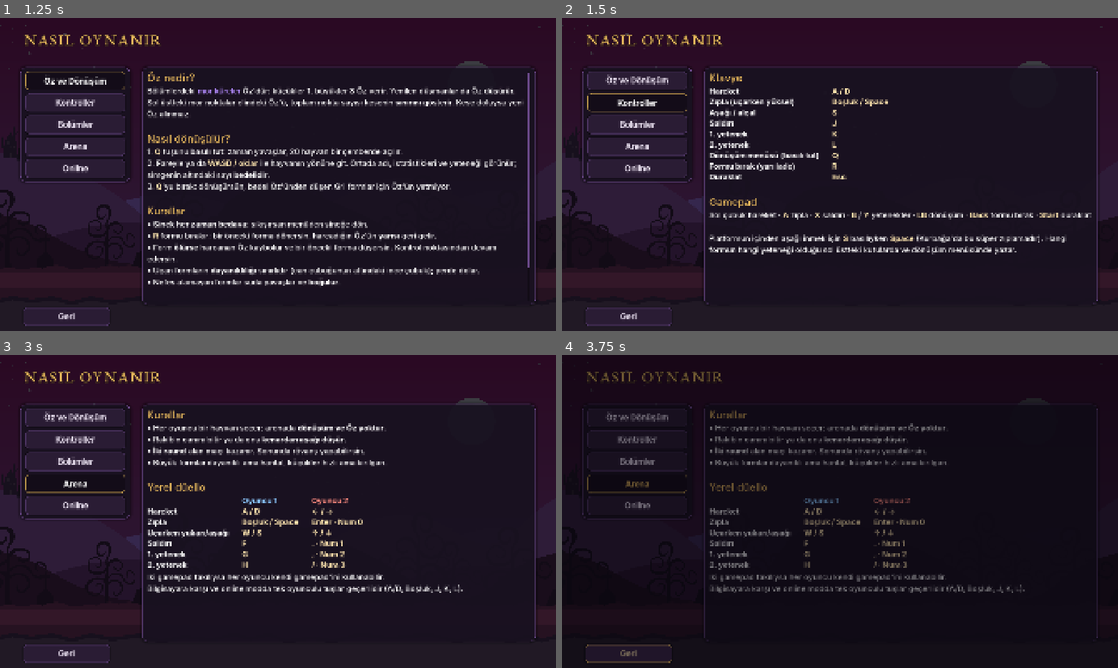
Above: before the commit, frames 1-4 (two rows, left to right).
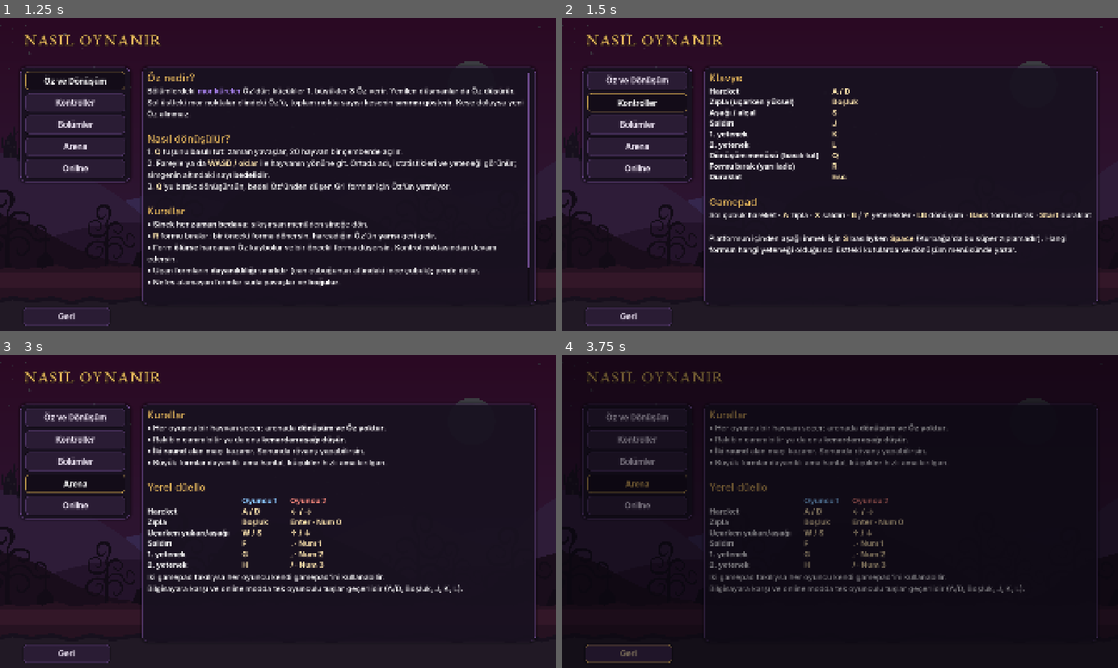
Above: after the commit, the same moments.

Repository: johntitor08/Below-Hell-Godot
Game: Godot game, scene res://game/ui/howto.tscn
Two runs of this game, one before a commit and one after it. Both use one fixed random seed, a clock stepped at 60 frames per second and the inputs below. This scene is started directly instead of the project's main scene.
Inputs:
- Up to frame 1 (1.25 s): click "Öz ve Dönüşüm" at 0.5 s
- Up to frame 2 (1.5 s): click "Kontroller" at 1.25 s
- Up to frame 3 (3 s): click "Bölümler" at 2 s; click "Arena" at 2.75 s
- Up to frame 4 (3.75 s): click "Geri" at 3.5 s

Frame 1 is identical in both runs. In frame 2, less than 0.1% of the frame differs, in the area x 53-59%, y 25-29%; in frame 3, 0.8%, in the area x 48-66%, y 45-68%; in frame 4, 0.7%.

Commit message:
İngilizce metin düzeltmeleri: Deer adı, Space tuşu, eksik cümleler; düello kartı ortalandı
Co-Authored-By: Claude Opus 5.5 <noreply@anthropic.com>

Diff:
--- a/game/arena/arena_hud.gd
+++ b/game/arena/arena_hud.gd
@@ -60,13 +60,13 @@
 	rt.add_theme_font_override("bold_font", load("res://assets/fonts/body_bold.otf"))
 	var rule := "[center][color=#a895b8]%s[/color][/center]" % ("İki raund alan kazanır · rakibi kenardan düşürmek de sayılır" if tr else "First to two rounds · knocking your rival off the edge counts too")
 	if arena.mode == "local":
-		card.custom_minimum_size = Vector2(1200, 0)
-		card.position = Vector2(-600, -300)
-		var rows := [[["Hareket", "Move"], "A / D", "← / →"], [["Zıpla", "Jump"], "Boşluk", "Enter · Num0"], [["Saldırı", "Attack"], "F", ". · Num1"], [["Yetenekler", "Abilities"], "G · H", ", / · Num2 Num3"]]
-		var s := "[table=3][cell][/cell][cell][center][color=#8ccaff][b]%s[/b][/color][/center][/cell][cell][center][color=#ff8c80][b]%s[/b][/color][/center][/cell]" % [Game.t("p1"), Game.t("p2")]
+		card.custom_minimum_size = Vector2(940, 0)
+		card.position = Vector2(-470, -300)
+		var rows := [[["Hareket", "Move"], "A / D", "← / →"], [["Zıpla", "Jump"], "Boşluk" if tr else "Space", "Enter · Num0"], [["Saldırı", "Attack"], "F", ". · Num1"], [["Yetenekler", "Abilities"], "G · H", ", / · Num2 Num3"]]
+		var s := "[center][table=3][cell][/cell][cell][center][color=#8ccaff][b]%s[/b][/color][/center][/cell][cell][center][color=#ff8c80][b]%s[/b][/color][/center][/cell]" % [Game.t("p1"), Game.t("p2")]
 		for r in rows:
-			s += "[cell][color=#a895b8]%s[/color]   [/cell][cell][center][b][color=#ffe7b0]%s[/color][/b][/center][/cell][cell][center][b][color=#ffe7b0]%s[/color][/b][/center][/cell]" % [r[0][0] if tr else r[0][1], r[1], r[2]]
-		rt.text = s + "[/table]\n" + rule
+			s += "[cell][color=#a895b8]%s[/color]   [/cell][cell][center][b][color=#ffe7b0]%s[/color][/b]      [/center][/cell][cell][center][b][color=#ffe7b0]%s[/color][/b][/center][/cell]" % [r[0][0] if tr else r[0][1], r[1], r[2]]
+		rt.text = s + "[/table][/center]\n" + rule
 	else:
 		card.custom_minimum_size = Vector2(1100, 0)
 		card.position = Vector2(-550, -220)
--- a/game/core/game.gd
+++ b/game/core/game.gd
@@ -55,7 +55,7 @@
 	"tip_start": ["Mor küreler [b]Öz[/b]'dür. Üstlerinden geçerek topla.", "The purple orbs are [b]Essence[/b]. Fly through them to collect."],
 	"tip_first_oz": ["Öz topladın! Kurbağa'ya dönüşmek için [b]3 Öz[/b] gerekiyor.", "Essence collected! The Frog costs [b]3 Essence[/b]."],
 	"tip_can_transform": ["Yeterli Öz var! [b]Q[/b]'yu basılı tut, fareyle [b]Kurbağa[/b]'yı seç, Q'yu bırak.", "Enough Essence! Hold [b]Q[/b], point at the [b]Frog[/b], release Q."],
-	"tip_transformed": ["Kurbağa: [b]Boşluk[/b] yüksek zıplar, [b]K[/b] dil kancası atar, [b]J[/b] saldırır. Sağdaki duvarı aş!", "Frog: [b]Space[/b] jumps high, [b]K[/b] fires the tongue, [b]J[/b] attacks. Clear the wall ahead!"],
+	"tip_transformed": ["Kurbağa: [b]Boşluk[/b] yüksek zıplar, [b]K[/b] dil kancası atar, [b]J[/b] saldırır. Sağdaki duvarı aş!", "Frog: [b]Space[/b] jumps high, [b]K[/b] fires the tongue, [b]J[/b] attacks. Get over the wall to the right!"],
 	"tip_died": ["Ölünce harcanan Öz gider. [b]R[/b] ile formu bırakırsan yarısı geri gelir.", "Dying loses the spent Essence. Dropping a form with [b]R[/b] refunds half."],
 	"tip_checkpoint": ["Mor alevli direk bir [b]kontrol noktası[/b]: ölürsen buradan devam edersin.", "A purple-flame pole is a [b]checkpoint[/b]: you continue here if you die."],
 	"tip_more": ["Tüm kurallar: Ana Menü → [b]Nasıl Oynanır[/b]", "All the rules: Main Menu → [b]How to Play[/b]"], "opponent_left": ["Rakip ayrıldı", "Opponent left"],
--- a/game/ui/howto.gd
+++ b/game/ui/howto.gd
@@ -94,7 +94,7 @@
 					"Pahalı bir formla ölmek Öz'ü yakar. Tehlikeden önce formu %s ile bırakıp Öz'ü cebe koymak, ya da ucuz bir formla yetinmek çoğu zaman daha akıllıcadır." % k("R")
 			return h("What is Essence?") + \
 				"The [color=%s]purple orbs[/color] are Essence: small ones give [b]1[/b], big ones [b]3[/b]. Defeated enemies drop Essence too.\n" % OZ + \
-				"The purple dots at the top left show your Essence; the number of dots is your pouch [b]limit[/b].\n\n" + \
+				"The purple dots at the top left show your Essence; the number of dots is your pouch [b]limit[/b]. A full pouch takes no more Essence.\n\n" + \
 				h("How to transform") + \
 				"1. [b]Hold[/b] %s: time slows and the 20 creatures open in a ring.\n" % k("Q") + \
 				"2. Point at a creature with the mouse or %s. Its name, stats and ability appear in the middle; the number is its [b]cost[/b].\n" % k("WASD / arrows") + \
@@ -109,7 +109,7 @@
 				"Dying in an expensive form burns your Essence. Dropping it with %s before danger, or settling for a cheaper form, is often smarter." % k("R")
 		1:
 			var rows := [
-				[["Hareket", "Move"], "A / D"], [["Zıpla (uçarken yüksel)", "Jump (rise while flying)"], "Boşluk / Space"],
+				[["Hareket", "Move"], "A / D"], [["Zıpla (uçarken yüksel)", "Jump (rise while flying)"], "Boşluk" if tr else "Space"],
 				[["Aşağı / alçal", "Down / descend"], "S"], [["Saldırı", "Attack"], "J"], [["1. yetenek", "1st ability"], "K"],
 				[["2. yetenek", "2nd ability"], "L"], [["Dönüşüm menüsü (basılı tut)", "Transform menu (hold)"], "Q"],
 				[["Formu bırak (yarı iade)", "Drop form (half refund)"], "R"], [["Duraklat", "Pause"], "Esc"],
@@ -139,9 +139,9 @@
 				"[b]I · Awakening[/b] — The fly can't clear the tall wall: the %s (3 Essence) jumps it, %s fires its tongue grapple. Pink rings are grapple points.\n" % [k("Frog"), k("K")] + \
 				"[b]II · Sunken Waters[/b] — A sealed underwater tunnel: air-breathers drown. The %s or the %s gets through.\n" % [k("Axolotl"), k("Eel")] + \
 				"[b]III · Blind Caves[/b] — Spikes hide in the dark. The %s sees in darkness; %s echolocation also reveals hidden paths.\n" % [k("Bat"), k("K")] + \
-				"[b]IV · Bone Quarry[/b] — The %s (%s charge) breaks cracked walls; boulders need the %s or %s. The door needs weight on the plate: a %s clone (%s) works.\n" % [k("Stag"), k("K"), k("Bear"), k("Dragon"), k("Slime"), k("K")] + \
+				"[b]IV · Bone Quarry[/b] — The %s (%s charge) breaks cracked walls; boulders need the %s or %s. The door needs weight on the plate: a %s clone (%s) works.\n" % [k("Deer"), k("K"), k("Bear"), k("Dragon"), k("Slime"), k("K")] + \
 				"[b]V · Throne of Fire[/b] — Defeat the warden, then leave through the gate. Your pouch holds 12: the %s is possible.\n\n" % k("Dragon") + \
-				"Poles with a purple flame are [b]checkpoints[/b]."
+				"Poles with a purple flame are [b]checkpoints[/b]. Die or fall, and you continue from the last one."
 		3:
 			var s3 := h("Kurallar" if tr else "Rules")
 			if tr:
@@ -167,7 +167,7 @@
 
 static func _duel_table(tr: bool) -> String:
 	var rows := [
-		[["Hareket", "Move"], "A / D", "← / →"], [["Zıpla", "Jump"], "Boşluk / Space", "Enter · Num 0"],
+		[["Hareket", "Move"], "A / D", "← / →"], [["Zıpla", "Jump"], "Boşluk" if tr else "Space", "Enter · Num 0"],
 		[["Uçarken yukarı/aşağı", "Fly up/down"], "W / S", "↑ / ↓"], [["Saldırı", "Attack"], "F", ". · Num 1"],
 		[["1. yetenek", "1st ability"], "G", ", · Num 2"], [["2. yetenek", "2nd ability"], "H", "/ · Num 3"],
 	]
--- a/project.godot
+++ b/project.godot
@@ -5,7 +5,7 @@
 [application]
 
 config/name="Below Hell"
-config/version="1.0.3"
+config/version="1.0.4"
 config/description="Öz topla, hayvanlara dönüş, cehennemin altından çık."
 run/main_scene="res://game/ui/main_menu.tscn"
 config/features=PackedStringArray("4.6", "GL Compatibility")
Not shown, changed: levels/04_kemik.txt
Not shown, changed: tools/make_levels.py
